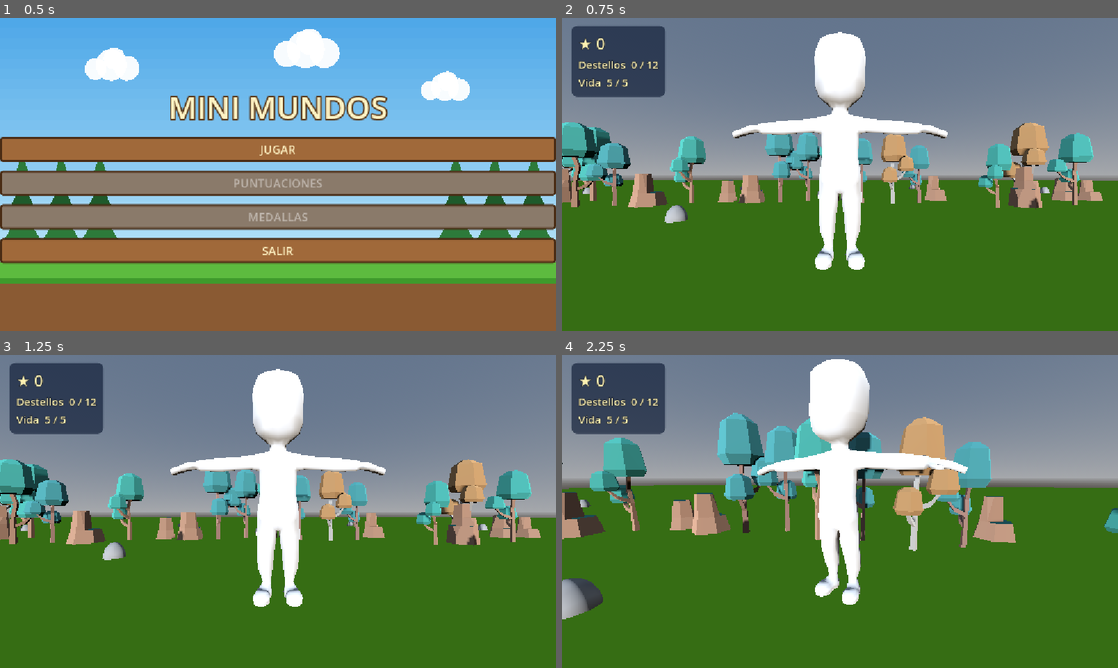
Above: before the commit, frames 1-4 (two rows, left to right).
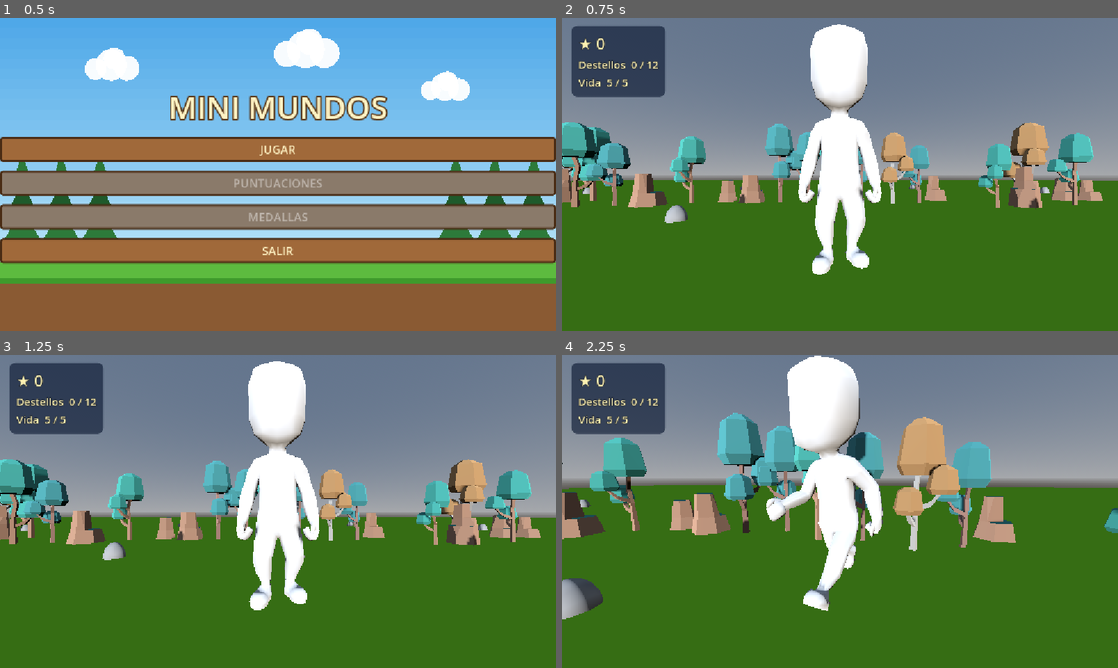
Above: after the commit, the same moments.

Repository: YudyAL/MiniMundosOficial
Game: Godot game, scene res://Escenas/MenuInicio.tscn
Same seed, same stepped clock (60 frames per second), same inputs: the game is played once before the commit and once after it.
Inputs (mouse positions are in pixels of both pictures, inside the frame that each line leads up to):
- Up to frame 1 (0.5 s): no input
- Up to frame 2 (0.75 s): click "JUGAR" at 0.5 s
- Up to frame 3 (1.25 s): no input
- Up to frame 4 (2.25 s): tap Enter at 1.25 s; move the mouse to (867, 511) at 1.27 s; hold Shift (run) 1.28-2.03 s; hold W (move_forward) from 1.28 s (still down); move the mouse to (812, 511) at 2.02 s; tap Space (attack) at 2.1 s

Frame 1 is identical in both runs. In frame 2, 3.6% of the frame differs, in the area x 30-70%, y 2-82%; in frame 3, 3.7%; in frame 4, 6.3%, in the area x 35-73%, y 0-82%.

Commit message:
Correccion pose de lumi con animationplayer y animaciones idle y run

Diff:
--- a/game-start/Escenas/player.tscn
+++ b/game-start/Escenas/player.tscn
@@ -2,10 +2,18 @@
 
 [ext_resource type="Script" uid="uid://2xjuym2tmgoa" path="res://Scripts/player.gd" id="1_i8vih"]
 [ext_resource type="PackedScene" uid="uid://bi15t5s4xd3in" path="res://Assets/Personajes/Model/characterMedium.fbx" id="2_qgqwx"]
+[ext_resource type="Animation" uid="uid://ruvnxn0kpfn1" path="res://Assets/Personajes/Animations/idle.res" id="3_6njrx"]
+[ext_resource type="Animation" uid="uid://bl52160maksn3" path="res://Assets/Personajes/Animations/run.res" id="4_cgfde"]
 
 [sub_resource type="CapsuleShape3D" id="CapsuleShape3D_u5bk5"]
 radius = 0.4
 height = 1.8
+
+[sub_resource type="AnimationLibrary" id="AnimationLibrary_xlwfv"]
+_data = {
+&"idle": ExtResource("3_6njrx"),
+&"run": ExtResource("4_cgfde")
+}
 
 [sub_resource type="SphereShape3D" id="SphereShape3D_u5bk5"]
 radius = 1.5
@@ -21,6 +29,10 @@
 
 [node name="characterMedium" parent="Model" unique_id=766551011 instance=ExtResource("2_qgqwx")]
 
+[node name="AnimationPlayer" type="AnimationPlayer" parent="Model" unique_id=1652350422]
+root_node = NodePath("../characterMedium")
+libraries/ = SubResource("AnimationLibrary_xlwfv")
+
 [node name="SpringArm3D" type="SpringArm3D" parent="." unique_id=911812420]
 transform = Transform3D(1, 0, 0, 0, 1, 0, 0, 0, 1, 0, 1.5, 0)
 spring_length = 3.5
